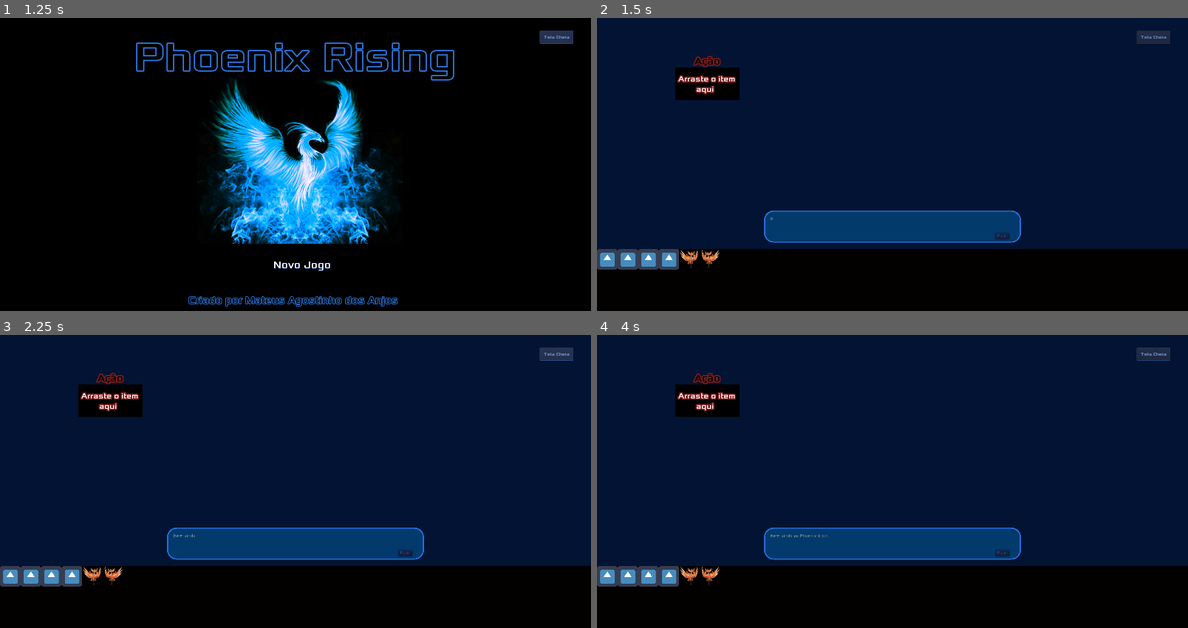
Above: before the commit, frames 1-4 (two rows, left to right).
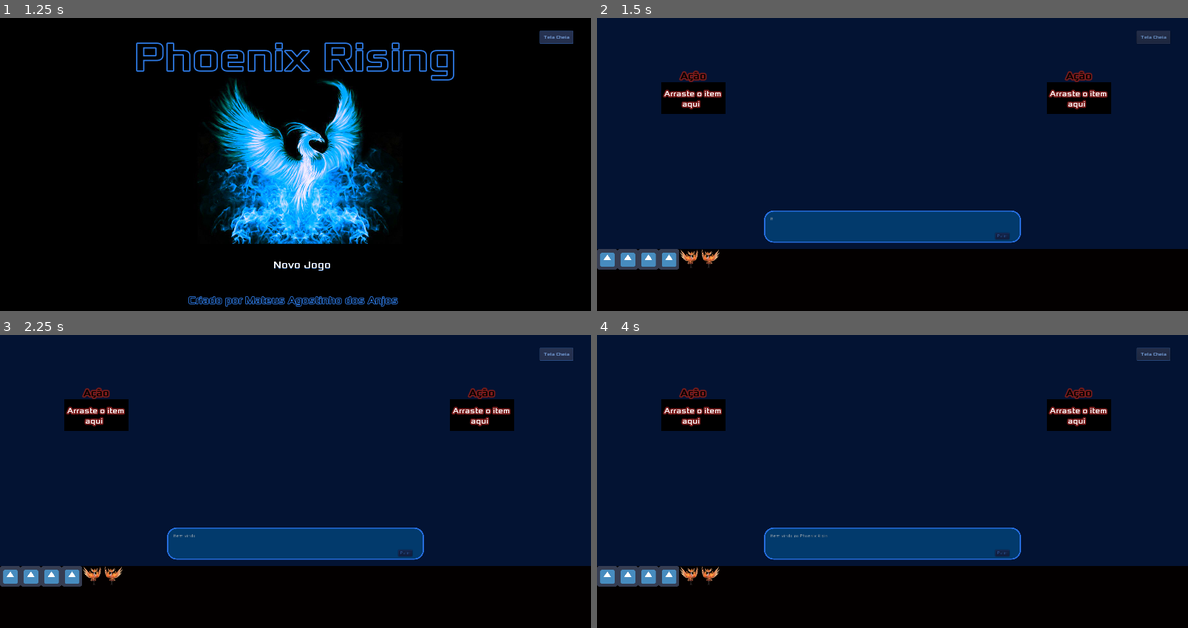
Above: after the commit, the same moments.

Repository: MateusdosAnjos/MAC0499
Game: Godot game, scene res://TelaInicial/TitleScreen.tscn
Same seed, same stepped clock (60 frames per second), same inputs: the game is played once before the commit and once after it.
Inputs:
- Up to frame 1 (1.25 s): click "Tela Cheia" at 0.5 s
- Up to frame 2 (1.5 s): click "Novo Jogo" at 1.25 s
- Up to frame 3 (2.25 s): click "Tela Cheia" at 2 s
- Up to frame 4 (4 s): click "Novo Jogo" at 2.75 s; click "Novo Jogo" at 3.5 s

Frame 1 is identical in both runs. In frame 2, 3.0% of the frame differs, in the area x 10-87%, y 12-33%; in frame 3, 3.0%; in frame 4, 3.0%.

Commit message:
Action Space não faz mais parte do Inventory e deve ser instanciado como uma cena

Diff:
--- a/Phoenix Rising/ActionSpace/Action.gd
+++ b/Phoenix Rising/ActionSpace/Action.gd
@@ -1,4 +1,6 @@
 extends TextureRect
+
+signal entered_tree(nodeName)
 
 var items = []
 var grid = {}
@@ -8,9 +10,10 @@
 var grid_center = []
 
 onready var existItem = false
-onready var helpPopup = get_parent().get_node("HelpPopup")
+onready var helpPopup = get_node("HelpPopup")
 
 func _ready():
+    emit_signal("entered_tree", get_name())
     var s = get_grid_size(self)
     grid_width = s.x
     grid_height = s.y
--- a/Phoenix Rising/ActionSpace/ActionSpace.tscn
+++ b/Phoenix Rising/ActionSpace/ActionSpace.tscn
@@ -1,7 +1,8 @@
-[gd_scene load_steps=5 format=2]
+[gd_scene load_steps=6 format=2]
 
 [ext_resource path="res://ActionSpace/Action.gd" type="Script" id=1]
 [ext_resource path="res://acessorios/fonts/Xolonium-Regular.ttf" type="DynamicFontData" id=2]
+[ext_resource path="res://ItensDoJogo/HelpPopup.tscn" type="PackedScene" id=3]
 
 [sub_resource type="DynamicFont" id=1]
 size = 32
@@ -41,3 +42,5 @@
 custom_fonts/font = SubResource( 2 )
 text = "Arraste o item
         aqui"
+
+[node name="HelpPopup" parent="." instance=ExtResource( 3 )]
--- a/Phoenix Rising/Tutorial/Tutorial.tscn
+++ b/Phoenix Rising/Tutorial/Tutorial.tscn
@@ -1,9 +1,10 @@
-[gd_scene load_steps=5 format=2]
+[gd_scene load_steps=6 format=2]
 
 [ext_resource path="res://Tutorial/Tutorial.gd" type="Script" id=1]
 [ext_resource path="res://Tutorial/DialogBox.tscn" type="PackedScene" id=2]
-[ext_resource path="res://itensDoJogo/Invertory.tscn" type="PackedScene" id=3]
-[ext_resource path="res://TelaInicial/FullScreen.tscn" type="PackedScene" id=4]
+[ext_resource path="res://ItensDoJogo/Invertory.tscn" type="PackedScene" id=3]
+[ext_resource path="res://ActionSpace/ActionSpace.tscn" type="PackedScene" id=4]
+[ext_resource path="res://TelaInicial/FullScreen.tscn" type="PackedScene" id=5]
 
 [node name="Tutorial" type="Control"]
 script = ExtResource( 1 )
@@ -23,5 +24,22 @@
 margin_right = 0.0
 margin_bottom = 0.0
 
-[node name="FullScreen" parent="." instance=ExtResource( 4 )]
+[node name="ActionSpace" parent="Invertory" instance=ExtResource( 4 )]
+editor/display_folded = true
+margin_left = 200.0
+margin_top = 200.0
+margin_right = 400.0
+margin_bottom = 300.0
+
+[node name="ActionSpace2" parent="Invertory" instance=ExtResource( 4 )]
+margin_left = 1400.0
+margin_top = 200.0
+margin_right = 1600.0
+margin_bottom = 300.0
+
+[node name="FullScreen" parent="." instance=ExtResource( 5 )]
+[connection signal="entered_tree" from="Invertory/ActionSpace" to="Invertory" method="_on_ActionSpace_entered_tree"]
+[connection signal="entered_tree" from="Invertory/ActionSpace2" to="Invertory" method="_on_ActionSpace2_entered_tree"]
 [connection signal="pressed" from="FullScreen" to="." method="_on_FullScreen_pressed"]
+
+[editable path="Invertory/ActionSpace"]
--- a/Phoenix Rising/itensDoJogo/Invertory.gd
+++ b/Phoenix Rising/itensDoJogo/Invertory.gd
@@ -5,8 +5,8 @@
 const item_base = preload("res://itensDoJogo/ItemBase.tscn")
 
 onready var grid = $Grid
-onready var action = $ActionSpace
 
+var containers = [null]
 var item_held = null
 var item_offset = Vector2()
 var last_container = null
@@ -19,6 +19,7 @@
     pickup_item("godot")
     pickup_item("phoenixD")
     pickup_item("phoenixE")
+    containers[0] = grid
 
 func _process(delta):
     var cursor_pos = get_global_mouse_position()
@@ -57,7 +58,6 @@
         return_item()
 
 func get_container_under_cursor(cursor_pos):
-    var containers = [grid, action]
     for c in containers:
         if c.get_global_rect().has_point(cursor_pos):
             return c
@@ -81,3 +81,11 @@
         item.queue_free()
         return false
     return true
+
+func _on_ActionSpace_entered_tree(nodeName):
+    containers.append(get_node(nodeName))
+    return
+
+func _on_ActionSpace2_entered_tree(nodeName):
+    containers.append(get_node(nodeName))
+    return
--- a/Phoenix Rising/itensDoJogo/Invertory.tscn
+++ b/Phoenix Rising/itensDoJogo/Invertory.tscn
@@ -1,9 +1,8 @@
-[gd_scene load_steps=5 format=2]
+[gd_scene load_steps=4 format=2]
 
 [ext_resource path="res://itensDoJogo/Invertory.gd" type="Script" id=1]
 [ext_resource path="res://itensDoJogo/Grid.gd" type="Script" id=2]
-[ext_resource path="res://ActionSpace/ActionSpace.tscn" type="PackedScene" id=3]
-[ext_resource path="res://itensDoJogo/HelpPopup.tscn" type="PackedScene" id=4]
+[ext_resource path="res://itensDoJogo/HelpPopup.tscn" type="PackedScene" id=3]
 
 [node name="Invertory" type="Control"]
 anchor_left = 0.5
@@ -31,16 +30,9 @@
 margin_bottom = 920.0
 script = ExtResource( 2 )
 
-[node name="ActionSpace" parent="." instance=ExtResource( 3 )]
-margin_left = 243.0
-margin_top = 155.0
-margin_right = 443.0
-margin_bottom = 255.0
-
-[node name="HelpPopup" parent="." instance=ExtResource( 4 )]
+[node name="HelpPopup" parent="." instance=ExtResource( 3 )]
 margin_left = 3.0
 margin_top = -145.0
 margin_right = 203.0
 margin_bottom = -45.0
-[connection signal="inv_help" from="." to="ActionSpace" method="_on_Invertory_inv_help"]
 [connection signal="inv_help" from="." to="Grid" method="_on_Invertory_inv_help"]
